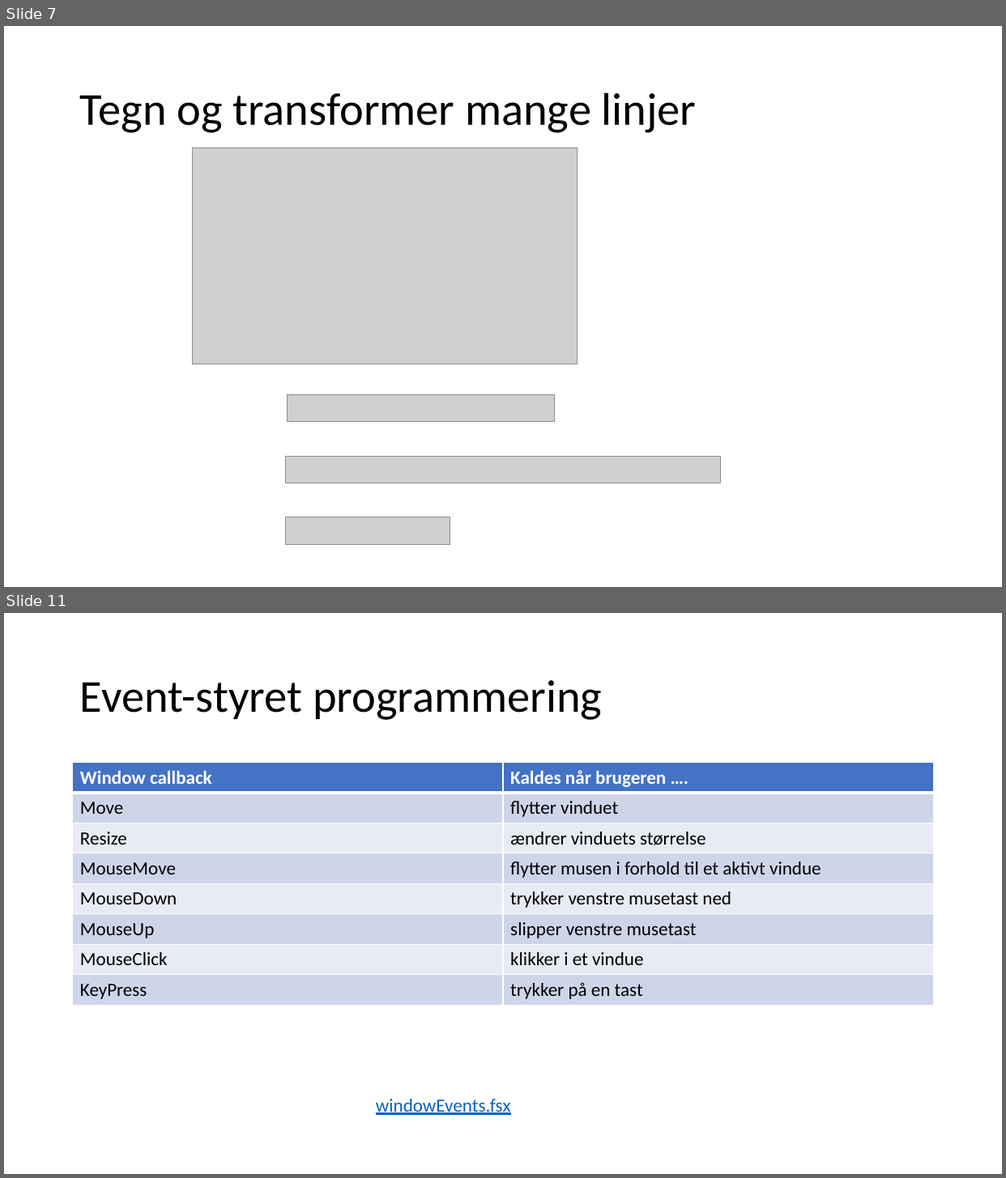
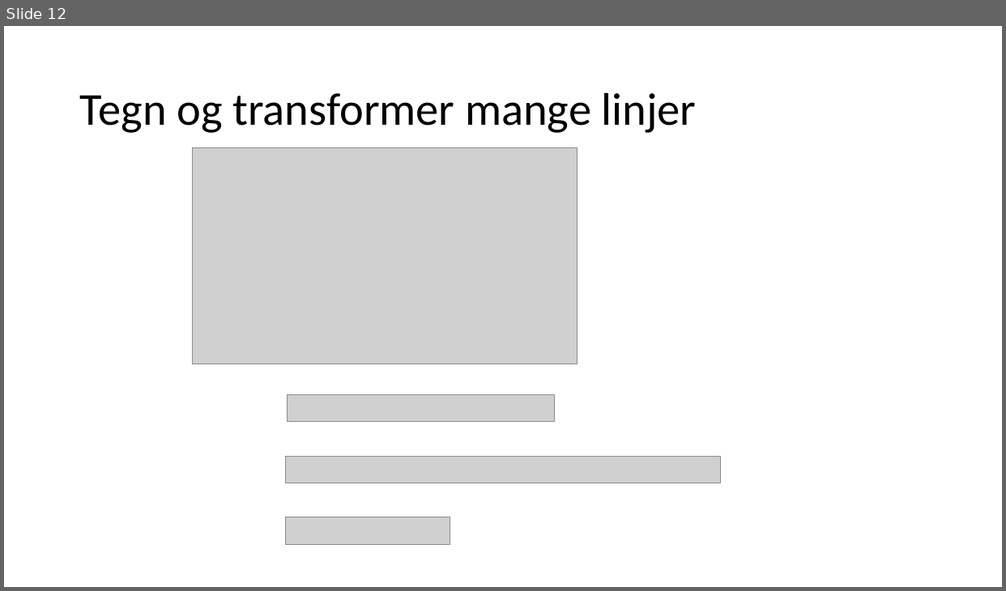
Before and after one commit to fisterloegsovs/pop22, a slide deck: lectures/17.1/17.1.pptx. Shown one above the other, each under a label of ours: slides 7 and 11 before the commit, slide 12 after it; the slides between them are not shown. The pictures are 1006x1178 and 1006x591 pixels, drawn with LibreOffice and Linux fonts; fonts in the diff are those of the drawing; grey boxes stand for pictures. Boxes give left, top, right and bottom in pixels: in the first picture for what was removed or moved away, otherwise in the second. Text is boxed around its words. In the diff, an @@ line names an element or a change of style, - is before the commit and + after.

```diff
--- a/lectures/17.1/17.1.pptx
+++ b/lectures/17.1/17.1.pptx
@@ slide 11 removed at bbox=[4, 613, 1002, 1174], background #FFFFFF @@
@@ title removed at bbox=[80, 680, 602, 720] @@
-Event-styret programmering
@@ table removed at bbox=[73, 763, 934, 1005], 8 rows, 2 columns @@
-Window callback | Kaldes når brugeren ….
-Move | flytter vinduet
-Resize | ændrer vinduets størrelse
-MouseMove | flytter musen i forhold til et aktivt vindue
-MouseDown | trykker venstre musetast ned
-MouseUp | slipper venstre musetast
-MouseClick | klikker i et vindue
-KeyPress | trykker på en tast
@@ text removed at bbox=[376, 1099, 511, 1115] @@
-windowEvents.fsx
@@ what was slide 7 is now slide 12 @@
```
Also in this commit, not shown: 3 slides changed, 11 slides added, 12 other slides removed, 11 other files.
